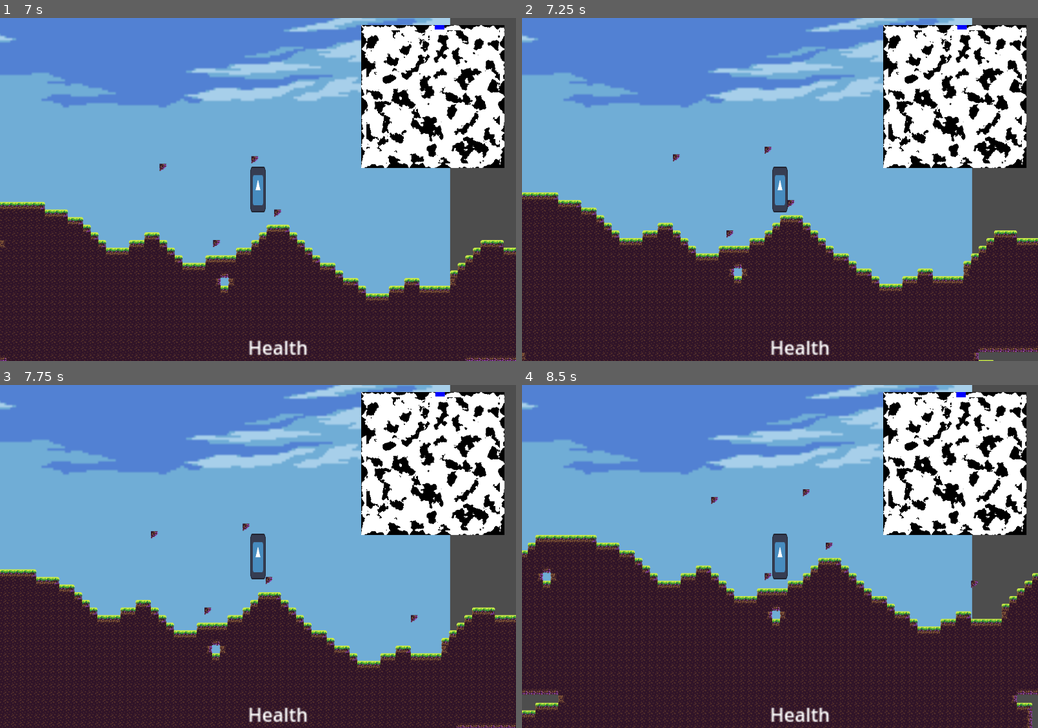
Above: before the commit, frames 1-4 (two rows, left to right).
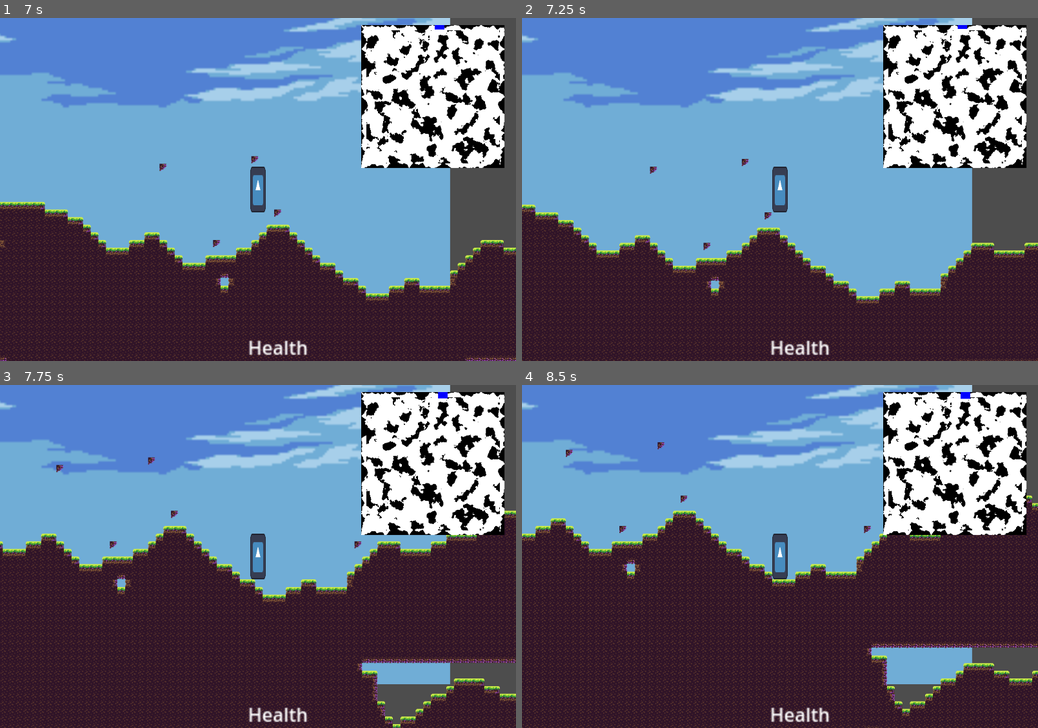
Above: after the commit, the same moments.

Repository: EamonnER/TerraWorlds
Game: Godot game, scene res://game.tscn
Two runs of this game, one before a commit and one after it. Both use one fixed random seed, a clock stepped at 60 frames per second and the inputs below. The engine's default icon, where the game draws it, is replaced by a stand-in: a white triangle on a blue panel in a dark square.
Inputs (mouse positions are in pixels of both pictures, inside the frame that each line leads up to):
- Up to frame 1 (7 s): tap Enter at 0.5 s; move the mouse to (232, 258) at 0.52 s; hold D (game_right) 0.53-2.03 s; click (232, 258) at 0.6 s; tap Space (game_jump) at 0.77, 1.52, 3.02, 3.77, 4.52, 6.02, 6.77 s; move the mouse to (412, 240) at 1.27 s; right-click (412, 240) at 1.35 s; move the mouse to (103, 138) at 2.02 s; hold A (game_left) 2.03-4.28 s; click (103, 138) at 2.1 s; move the mouse to (283, 189) at 2.77 s; right-click (283, 189) at 2.85 s; move the mouse to (180, 103) at 3.52 s; click (180, 103) at 3.6 s; move the mouse to (371, 172) at 4.27 s; hold D (game_right) from 4.28 s (still down); right-click (371, 172) at 4.35 s; move the mouse to (154, 206) at 5.02 s; click (154, 206) at 5.1 s; move the mouse to (309, 114) at 5.77 s; right-click (309, 114) at 5.85 s; move the mouse to (232, 258) at 6.52 s; click (232, 258) at 6.6 s
- Up to frame 2 (7.25 s): keep holding D (game_right)
- Up to frame 3 (7.75 s): keep holding D (game_right); move the mouse to (412, 607) at 7.27 s; right-click (412, 607) at 7.35 s; tap Space (game_jump) at 7.52 s
- Up to frame 4 (8.5 s): move the mouse to (625, 505) at 8.02 s; release D (game_right) at 8.03 s; hold A (game_left) from 8.03 s (still down); click (625, 505) at 8.1 s

Frame 1 is identical in both runs. In frame 2, 12% of the frame differs, in the area x 0-100%, y 2-100%; in frame 3, 30%; in frame 4, 26%.

Commit message:
Changed collision area on some tiles

Diff:
--- a/world.tscn
+++ b/world.tscn
@@ -4,11 +4,12 @@
 [ext_resource type="Texture2D" uid="uid://c2chqt3jp4iwd" path="res://assets/tilesets/Tileset.png" id="2_28q0k"]
 
 [sub_resource type="TileSetAtlasSource" id="TileSetAtlasSource_rn0e2"]
+resource_name = "Natural Tiles"
 texture = ExtResource("2_28q0k")
 0:0/0 = 0
 0:0/0/terrain_set = 0
 0:0/0/terrain = 0
-0:0/0/physics_layer_0/polygon_0/points = PackedVector2Array(-8, -8, 8, -8, 8, 8, -8, 8)
+0:0/0/physics_layer_0/polygon_0/points = PackedVector2Array(8, -8, 8, 8, -8, 8, -8, -8)
 0:0/0/terrains_peering_bit/right_side = 0
 0:0/0/terrains_peering_bit/bottom_side = 0
 1:0/0 = 0
@@ -62,7 +63,7 @@
 0:2/0 = 0
 0:2/0/terrain_set = 0
 0:2/0/terrain = 0
-0:2/0/physics_layer_0/polygon_0/points = PackedVector2Array(-8, -8, 8, -8, 8, 8, -8, 8)
+0:2/0/physics_layer_0/polygon_0/points = PackedVector2Array(8, -8, 8, 8, -8, -8)
 0:2/0/terrains_peering_bit/right_side = 0
 0:2/0/terrains_peering_bit/top_side = 0
 1:2/0 = 0
@@ -75,34 +76,32 @@
 2:2/0 = 0
 2:2/0/terrain_set = 0
 2:2/0/terrain = 0
-2:2/0/physics_layer_0/polygon_0/points = PackedVector2Array(-8, -8, 8, -8, 8, 8, -8, 8)
+2:2/0/physics_layer_0/polygon_0/points = PackedVector2Array(-8, -8, 8, -8, -8, 8)
 2:2/0/terrains_peering_bit/left_side = 0
 2:2/0/terrains_peering_bit/top_side = 0
 3:2/0 = 0
-3:2/0/physics_layer_0/polygon_0/points = PackedVector2Array(-8, -8, 8, -8, 8, 8, -8, 8)
 4:2/0 = 0
 5:2/0 = 0
 0:3/0 = 0
 0:3/0/terrain_set = 0
 0:3/0/terrain = 1
-0:3/0/physics_layer_0/polygon_0/points = PackedVector2Array(-8, -8, 8, -8, 8, 8, -8, 8)
+0:3/0/physics_layer_0/polygon_0/points = PackedVector2Array(8, -8, 8, 8, -8, 8)
 0:3/0/terrains_peering_bit/right_side = 1
 0:3/0/terrains_peering_bit/bottom_side = 1
 1:3/0 = 0
 1:3/0/terrain_set = 0
 1:3/0/terrain = 1
-1:3/0/physics_layer_0/polygon_0/points = PackedVector2Array(-8, -8, 8, -8, 8, 8, -8, 8)
+1:3/0/physics_layer_0/polygon_0/points = PackedVector2Array(8, -8, 8, 8, -8, 8, -8, -8)
 1:3/0/terrains_peering_bit/right_side = 1
 1:3/0/terrains_peering_bit/bottom_side = 1
 1:3/0/terrains_peering_bit/left_side = 1
 2:3/0 = 0
 2:3/0/terrain_set = 0
 2:3/0/terrain = 1
-2:3/0/physics_layer_0/polygon_0/points = PackedVector2Array(-8, -8, 8, -8, 8, 8, -8, 8)
+2:3/0/physics_layer_0/polygon_0/points = PackedVector2Array(8, 8, -8, 8, -8, -8)
 2:3/0/terrains_peering_bit/bottom_side = 1
 2:3/0/terrains_peering_bit/left_side = 1
 3:3/0 = 0
-3:3/0/physics_layer_0/polygon_0/points = PackedVector2Array(-8, -8, 8, -8, 8, 8, -8, 8)
 4:3/0 = 0
 5:3/0 = 0
 6:3/0 = 0
@@ -110,7 +109,7 @@
 0:4/0 = 0
 0:4/0/terrain_set = 0
 0:4/0/terrain = 1
-0:4/0/physics_layer_0/polygon_0/points = PackedVector2Array(-8, -8, 8, -8, 8, 8, -8, 8)
+0:4/0/physics_layer_0/polygon_0/points = PackedVector2Array(-8, 8, -8, -8, 8, -8, 8, 8)
 0:4/0/terrains_peering_bit/right_side = 1
 0:4/0/terrains_peering_bit/bottom_side = 1
 0:4/0/terrains_peering_bit/top_side = 1
@@ -137,7 +136,7 @@
 0:5/0 = 0
 0:5/0/terrain_set = 0
 0:5/0/terrain = 1
-0:5/0/physics_layer_0/polygon_0/points = PackedVector2Array(-8, -8, 8, -8, 8, 8, -8, 8)
+0:5/0/physics_layer_0/polygon_0/points = PackedVector2Array(-8, -8, 8, -8, 8, 8)
 0:5/0/terrains_peering_bit/right_side = 1
 0:5/0/terrains_peering_bit/top_side = 1
 1:5/0 = 0
@@ -150,7 +149,7 @@
 2:5/0 = 0
 2:5/0/terrain_set = 0
 2:5/0/terrain = 1
-2:5/0/physics_layer_0/polygon_0/points = PackedVector2Array(-8, -8, 8, -8, 8, 8, -8, 8)
+2:5/0/physics_layer_0/polygon_0/points = PackedVector2Array(-8, -8, 8, -8, -8, 8)
 2:5/0/terrains_peering_bit/left_side = 1
 2:5/0/terrains_peering_bit/top_side = 1
 3:5/0 = 0
